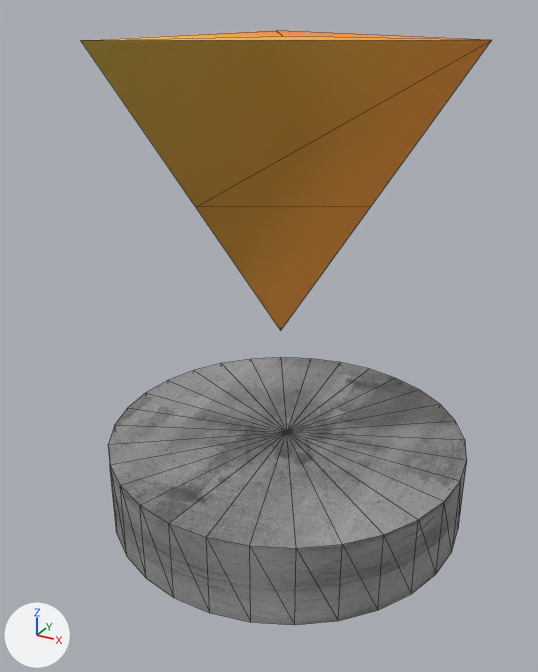
The glTF model src/assets/models/portals/pyrYellow.glb: old version first, new version second.
Both versions are drawn from a 50 mm camera at (15.1, -29.5, 24.5) aimed at (-0.6, -0.9, 10.2). The lights are fixed; the arrows at lower left show +X, +Y and +Z. Mesh edges are drawn as thin lines. Where no turn or scale is listed for an object, it has been applied to the vertices. Vertices at the same position are counted once.

In view in the first picture: '015_Cylinder_-_baked_8', '016_Cone_2'.
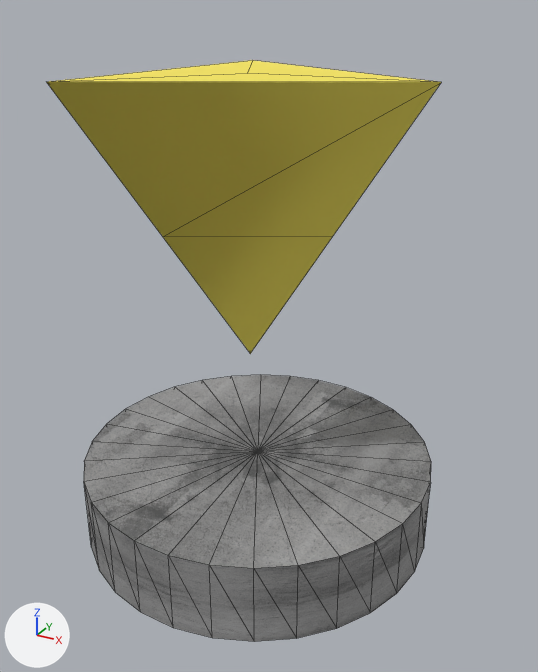
Where the newer file only moved an object's origin or applied its transform, the numbers keep the older frame.

Pixel boxes [x1, y1, x2, y2] of what changed, in the pictures (538 x 672 px):
'015_Cylinder_-_baked_8', mesh turned
    before: [108, 357, 467, 625]
    after: [84, 375, 431, 642]
'016_Cone_2', deleted
    before: [81, 31, 492, 330]
'009_Cone_1', added (yellow)
    after: [47, 60, 441, 354]

Edits to the bpy script that builds the scene:
```text
Add mat_yorb_yellow_9ce8b097_7510_466b_97ce_194208b17138:
    mat_yorb_yellow_9ce8b097_7510_466b_97ce_194208b17138 = principled_material('yorb yellow_9ce8b097-7510-466b-97ce-194208b17138')
    mat_yorb_yellow_9ce8b097_7510_466b_97ce_194208b17138.base_color = (0.957, 0.816, 0.114)  # yellow #fae95f
    mat_yorb_yellow_9ce8b097_7510_466b_97ce_194208b17138.roughness = 1.0
Change me_015_cylinder___baked_8:
    where me_015_cylinder___baked_8.from_pydata(...)  # 62 vertices, 120 faces; spans x 42.1..60.5, y 21.8..40.1, z 0.0..4.2
    used by ob_015_cylinder___baked_8; location = (-51.72, -30.28, 0.0)
    me_015_cylinder___baked_8 part 1: the whole mesh is turned -1.5 degrees about the z axis through its middle and scaled by 0.942, then moved by (-0.6, -2.0, -0.1)
Add me_009_cone_1:
    me_009_cone_1.from_pydata([(43.11, -53.16, 9.41), (47.22, -53.27, 15.76), (40.97, -56.66, 15.76), (51.32, -53.38, 22.11), (38.82, -60.16, 22.11), (41.16, -49.55, 15.76), (39.2, -45.94, 22.11), (43.11, -53.16, 22.11)], [], [(0, 1, 2), (3, 4, 2), (3, 2, 1), (0, 2, 5), (4, 6, 5), (4, 5, 2), (0, 5, 1), (6, 3, 1), (6, 1, 5), (7, 4, 3), (7, 6, 4), (7, 3, 6)])
    me_009_cone_1.materials.append(mat_yorb_yellow_9ce8b097_7510_466b_97ce_194208b17138)  # yellow #fae95f
Remove ob_016_cone_2:
    ob_016_cone_2 = bpy.data.objects.new('016_Cone_2', me_016_cone_2)
    ob_016_cone_2.location = (-51.72, -30.28, 0.0)
Add ob_009_cone_1:
    ob_009_cone_1 = bpy.data.objects.new('009_Cone_1', me_009_cone_1)
    ob_009_cone_1.location = (-44.37, 51.62, 0.0)
```
